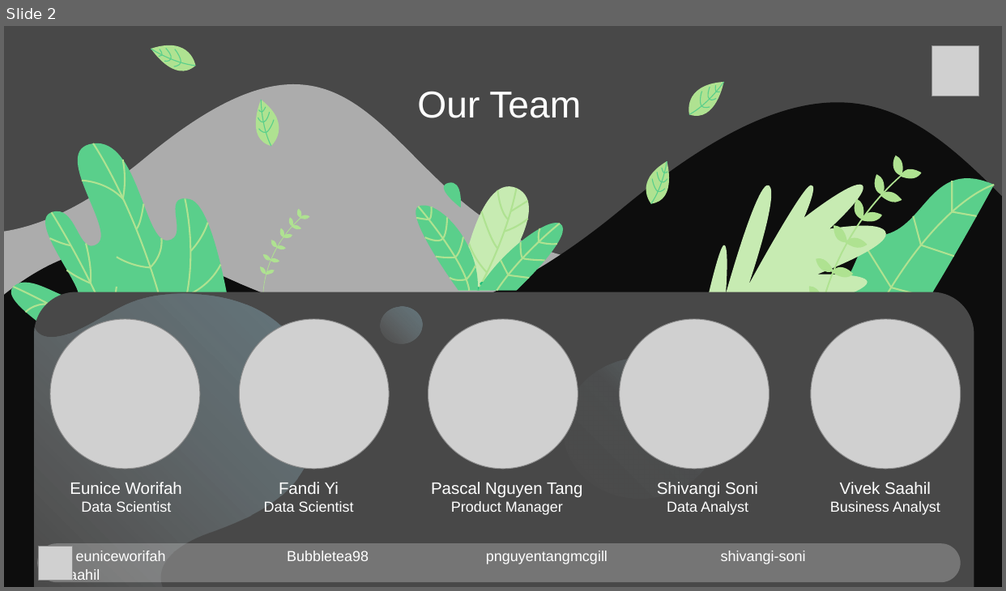
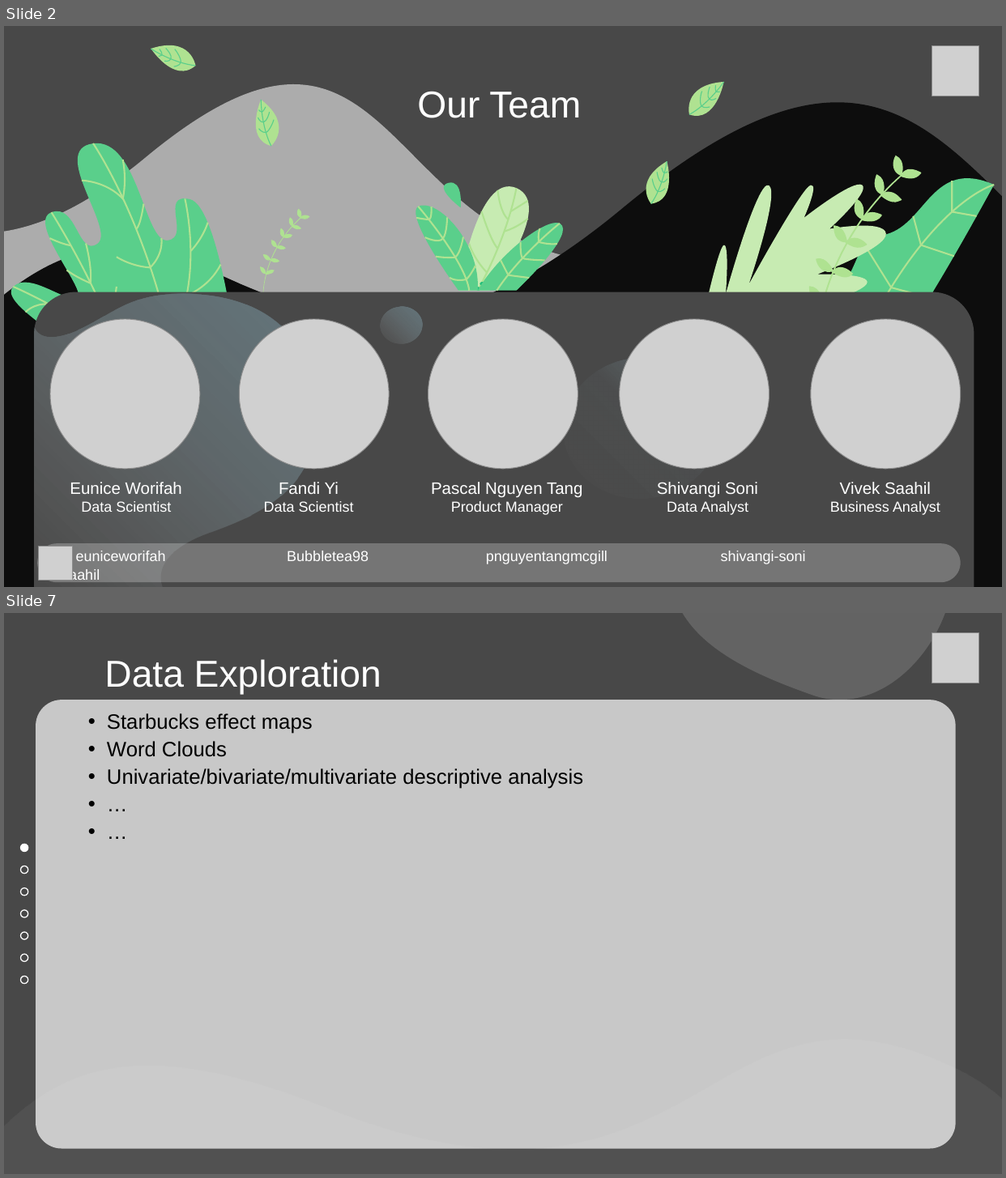
Before and after one commit to pnguyentangmcgill/Airbnb, a slide deck: Airbnb Presentation/Airbnb.pptx. Shown one above the other, each under a label of ours: slide 2 before the commit, slides 2 and 7 after it; the slides between them are not shown. The pictures are 1006x591 and 1006x1178 pixels, drawn with LibreOffice and Linux fonts; fonts in the diff are those of the drawing; grey boxes stand for pictures. Boxes give left, top, right and bottom in pixels: in the first picture for what was removed or moved away, otherwise in the second. Text is boxed around its words. In the diff, an @@ line names an element or a change of style, - is before the commit and + after.

```diff
--- a/Airbnb Presentation/Airbnb.pptx
+++ b/Airbnb Presentation/Airbnb.pptx
@@ slide 7 added at (4,613,1002,1174), background #484848 @@
@@ freeform shape added at (682,613,946,700), fill #FFFFFF at 15% opacity @@
@@ picture added at (932,632,978,683) @@
@@ title added at (104,659,381,695), 36 pt, text #FFFFFF @@
+Data Exploration
@@ text added at (36,700,956,1149), fill #FFFFFF at 70% opacity, 20 pt, text #000000 @@
+  • Starbucks effect maps
+  • Word Clouds
+  • Univariate/bivariate/multivariate descriptive analysis
+  • …
+  • …
@@ freeform shape added at (4,901,1002,1174), fill #FFFFFF at 5% opacity @@
@@ group added at (20,845,28,983): 7 ellipses @@
```
Also in this commit, not shown: 9 slides changed, 3 other slides added.
